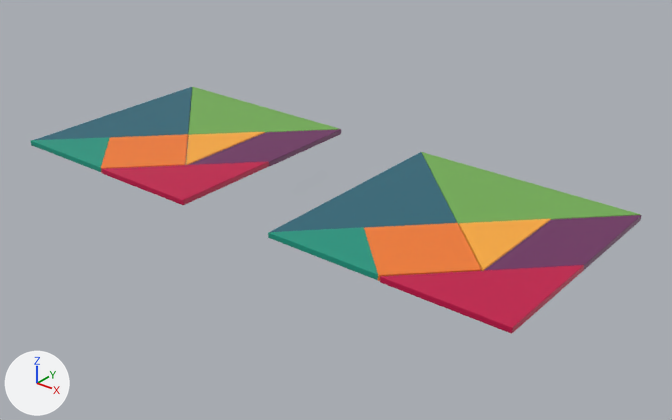
One commit to the glTF model Tangram_patrimoine.glb: the scene before it, then after it.
One viewpoint serves both versions: a 50 mm lens placed at (3.95, -5.1, 3.27), pointed at (-0.56, 0.53, -0.23). Lighting does not change. The marker at lower left points along +X, +Y and +Z. Where no turn or scale is listed for an object, it has been applied to the vertices.

The older version as bpy lines, for what is in view:
```python
ob_plane_035 = bpy.data.objects.new('Plane.035', me_plane_007)
ob_plane_035.location = (-2.846, -0.368, 0.007)
ob_plane_036 = bpy.data.objects.new('Plane.036', me_plane_015)
ob_plane_036.location = (-3.02, 0.493, 0.0)
ob_plane_037 = bpy.data.objects.new('Plane.037', me_plane_023)
ob_plane_037.location = (-1.623, -0.207, 0.007)
ob_plane_038 = bpy.data.objects.new('Plane.038', me_plane_031)
ob_plane_038.location = (-1.541, 0.746, 0.0)
ob_plane_041 = bpy.data.objects.new('Plane.041', me_plane_042)
ob_plane_041.location = (-2.326, 1.18, 0.0)
ob_plane_044 = bpy.data.objects.new('Plane.044', me_plane_045)
ob_plane_044.location = (-0.02, 0.493, 0.0)
ob_plane_045 = bpy.data.objects.new('Plane.045', me_plane_046)
ob_plane_045.location = (1.377, -0.207, 0.007)
ob_plane_046 = bpy.data.objects.new('Plane.046', me_plane_047)
ob_plane_046.location = (1.459, 0.746, 0.0)
ob_plane_048 = bpy.data.objects.new('Plane.048', me_plane_049)
ob_plane_048.location = (0.154, -0.368, 0.007)
# also in view: 'Plane.040' at (-2.33, -0.03, 0.03); 'Plane.042' at (0.67, -0.03, 0.03); 'Plane.043' at (0.67, 1.01, 0.03); 'Plane.039' at (-2.06, 0.49, 0.03); 'Plane.047' at (0.94, 0.49, 0.03)
```
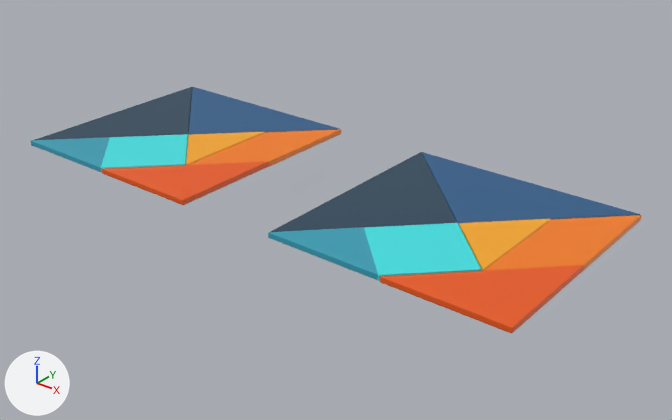
Patch to the scene script:
```diff
--- a/Tangram_patrimoine.glb.py
+++ b/Tangram_patrimoine.glb.py
@@ mat_material5 @@
 mat_material5 = principled_material('Material5')
-mat_material5.base_color = (0.00651, 0.309, 0.212)  # cyan #13977f
+mat_material5.base_color = (0.0356, 0.342, 0.462)  # cyan #359eb5
@@ mat_material1 @@
 mat_material1 = principled_material('Material1')
-mat_material1.base_color = (0.0212, 0.136, 0.188)  # dark cyan #286778
+mat_material1.base_color = (0.0222, 0.0612, 0.102)  # dark blue #29465a
@@ mat_material3 @@
 mat_material3 = principled_material('Material3')
-mat_material3.base_color = (0.552, 0.0, 0.0648)  # pink #c40048
+mat_material3.base_color = (0.831, 0.102, 0.0075)  # orange #eb5a15
@@ mat_material7 @@
 mat_material7 = principled_material('Material7')
-mat_material7.base_color = (0.159, 0.0273, 0.122)  # dark purple #6f2e62
+mat_material7.base_color = (0.913, 0.209, 0.00913)  # orange #f57e18
@@ mat_material4 @@
 mat_material4 = principled_material('Material4')
-mat_material4.base_color = (0.982, 0.413, 0.0423)  # orange #fdac3a
+mat_material4.base_color = (0.93, 0.392, 0.0137)  # orange #f7a81f
@@ mat_material6 @@
 mat_material6 = principled_material('Material6')
-mat_material6.base_color = (0.913, 0.205, 0.0273)  # orange #f57d2e
+mat_material6.base_color = (0.0497, 0.753, 0.768)  # cyan #3fe1e3
@@ mat_material2 @@
 mat_material2 = principled_material('Material2')
-mat_material2.base_color = (0.171, 0.429, 0.0865)  # green #73af53
+mat_material2.base_color = (0.0242, 0.109, 0.254)  # blue #2b5d8a
```

Changed parts and their boxes (x1, y1, x2, y2) in the pictures (672 x 420 px):
'Plane.045', recoloured: (380, 265, 584, 334) in both
'Plane.044', recoloured (cyan to blue): (268, 152, 457, 238) in both
'Plane.043', recoloured (green to blue): (422, 152, 640, 225) in both
'Plane.042', recoloured (orange to cyan): (364, 223, 481, 281) in both
'Plane.046', recoloured (purple to orange): (484, 215, 642, 271) in both
'Plane.037', recoloured: (102, 162, 269, 205) in both
'Plane.036', recoloured (cyan to blue): (31, 87, 192, 146) in both
'Plane.041', recoloured (green to blue): (188, 87, 339, 137) in both
'Plane.048', recoloured: (268, 227, 378, 280) in both
'Plane.038', recoloured (purple to orange): (189, 129, 341, 167) in both
'Plane.040', recoloured (orange to cyan): (101, 134, 188, 173) in both
'Plane.047', recoloured: (459, 219, 551, 271) in both
'Plane.035', recoloured: (31, 137, 110, 172) in both
'Plane.039', recoloured: (186, 132, 265, 165) in both
